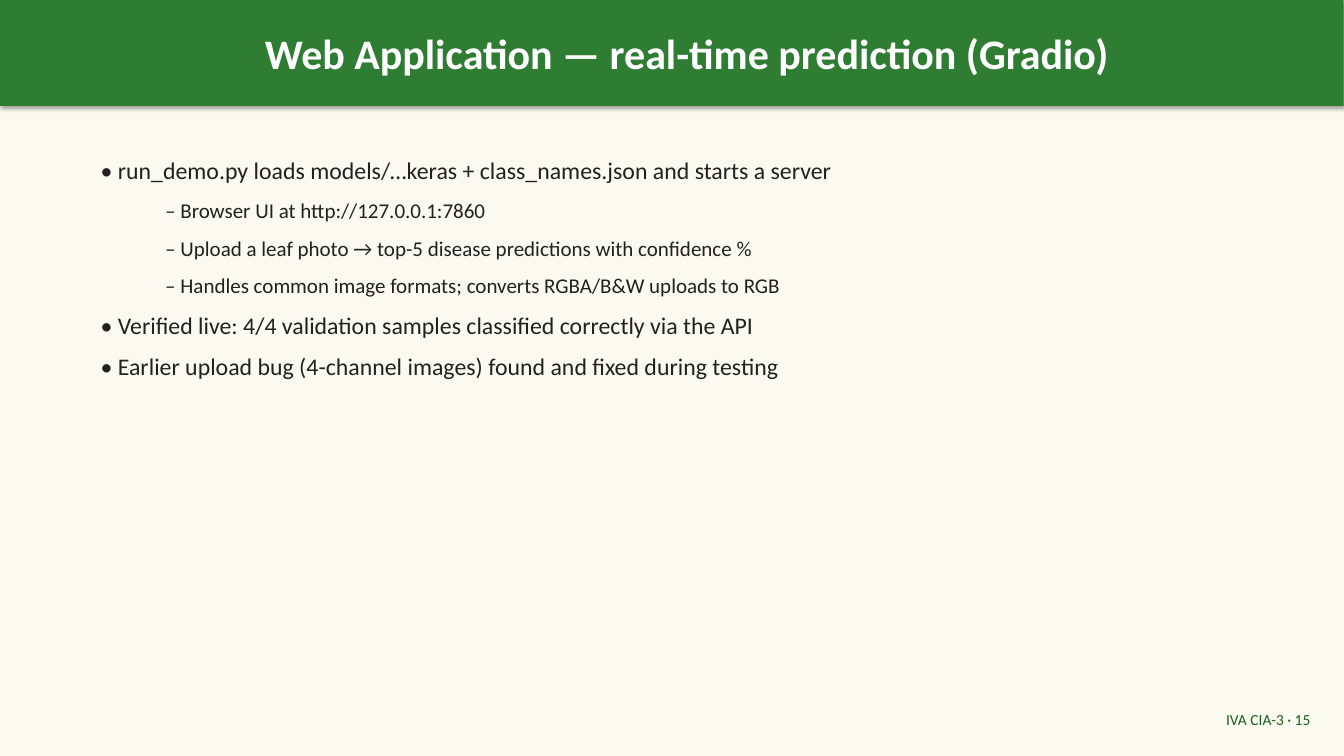
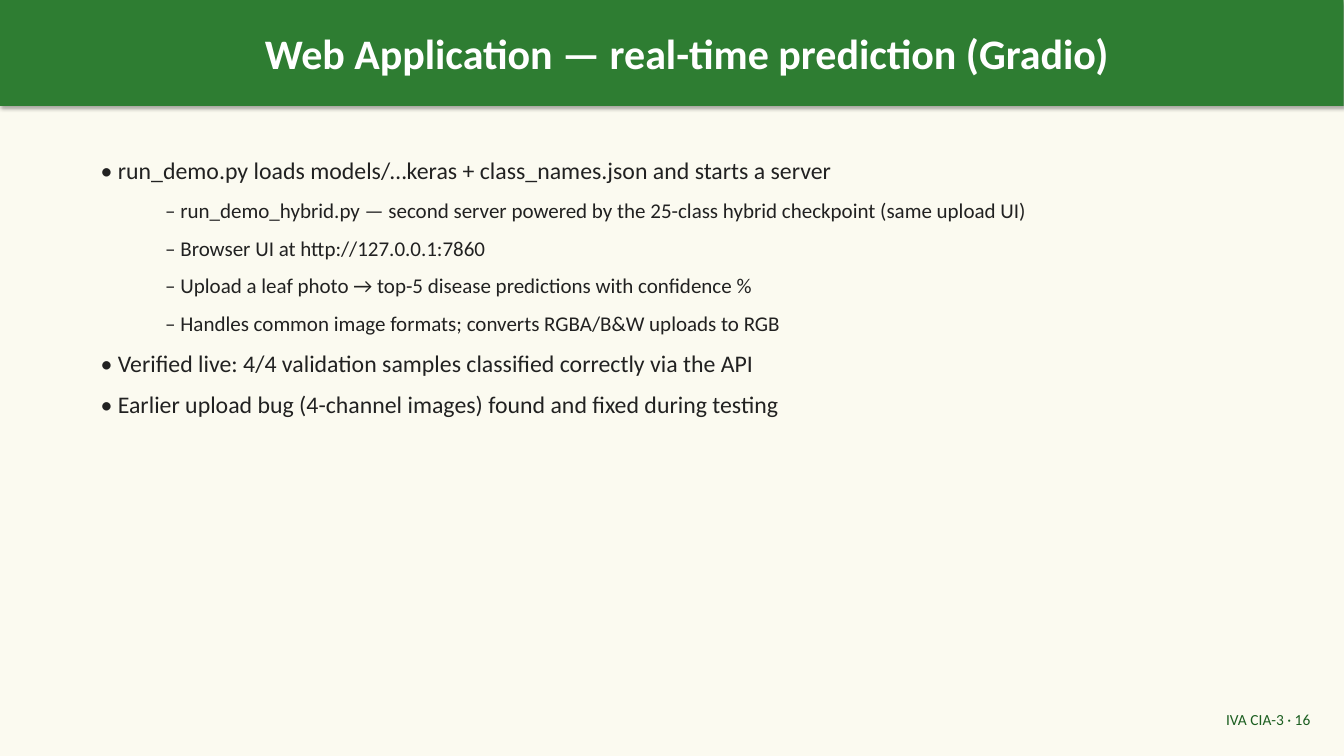
Before and after one commit to PG-Sravani/plant-leaf-disease-detection, a slide deck: slide 16 of Plant_Leaf_Disease_Detection_IVACIA3.pptx (slide 15 before the commit). Drawn at 1344x756 pixels with LibreOffice and Linux fonts; fonts in the diff are those of the drawing. Boxes give left, top, right and bottom in pixels: in the first picture for what was removed or moved away, otherwise in the second. Text is boxed around its words. In the diff, an @@ line names an element or a change of style, - is before the commit and + after.

Commit message:
Add hybrid MobileNetV3+ViT backend from AI-Crop-Disease-Detection for the web demo
run_demo_hybrid.py + hybrid/hybrid_backend.py serve predictions from a pretrained 25-class PyTorch checkpoint (bilateral filter + vegetation indices preprocessing). Verified live via Gradio API on this machine (Potato/pepper disease ~91-100%). requirements.txt extended; PPT gains a hybrid-backend slide (now 22 slides); README documents Option D. Retrieved checkpoint + test image from github.com/Vidhi-Garg11/AI-Crop-Disease-Detection.

```diff
--- a/Plant_Leaf_Disease_Detection_IVACIA3.pptx
+++ b/Plant_Leaf_Disease_Detection_IVACIA3.pptx
@@ text at [180,203,1025,222]: paragraph added @@
+  – run_demo_hybrid.py — second server powered by the 25-class hybrid checkpoint (same upload UI)
@@ text at [1226,714,1311,725]: text changed @@
-IVA CIA-3 · 15
+IVA CIA-3 · 16
```
Also in this commit, not shown: 11 other slides changed, 1 slide added, 9 other files.
